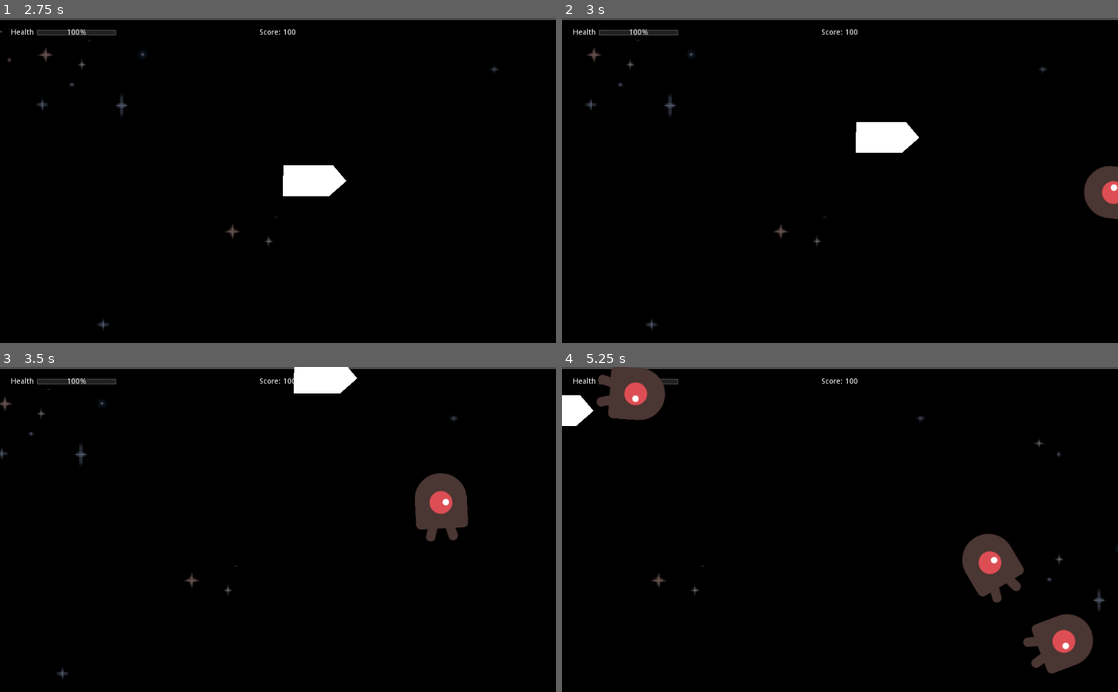
Above: before the commit, frames 1-4 (two rows, left to right).
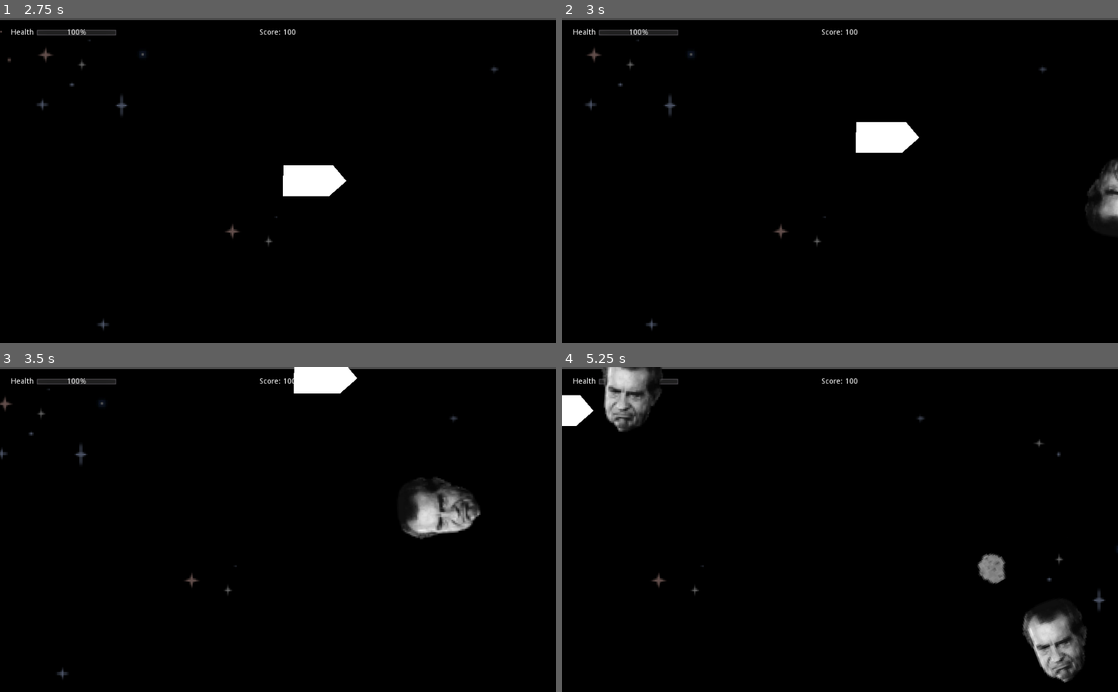
Above: after the commit, the same moments.

Repository: benjcal/CarvanaBlaster3021
Game: Godot game, scene res://Main.tscn
Same seed, same stepped clock (60 frames per second), same inputs: the game is played once before the commit and once after it.
Inputs:
- Up to frame 1 (2.75 s): tap Enter (ui_accept) at 0.5, 0.77, 1.52 s; hold Right (ui_right) 0.53-1.28 s; hold Down (ui_down) 1.28-2.03 s; hold Right (ui_right) from 2.03 s (still down)
- Up to frame 2 (3 s): release Right (ui_right) at 2.78 s; hold Up (ui_up) from 2.78 s (still down)
- Up to frame 3 (3.5 s): keep holding Up (ui_up); tap Enter (ui_accept) at 3.02 s
- Up to frame 4 (5.25 s): release Up (ui_up) at 3.53 s; hold Left (ui_left) 3.53-5.03 s; tap Enter (ui_accept) at 3.77, 4.52 s; hold Down (ui_down) from 5.03 s (still down)

Frame 1 is identical in both runs. In frame 2, 0.8% of the frame differs, in the area x 93-100%, y 43-64%; in frame 3, 1.9%; in frame 4, 5.1%, in the area x 6-96%, y 0-98%.

Commit message:
Add asteroid textures

Diff:
--- a/scenes/Asteroid.gd
+++ b/scenes/Asteroid.gd
@@ -8,13 +8,15 @@
 var max_rotation_speed = 10
 var base_rotation_speed = PI / 128
 var rotation_speed = 0
+var current_sprite
 
 func _ready():
+	random_type()
 	random_rotation()
 
 # Called every frame. 'delta' is the elapsed time since the previous frame.
 func _process(delta):
-	$Sprite.rotation += rotation_speed
+	current_sprite.rotation += rotation_speed
 #	pass
 
 func _on_VisibilityNotifier2D_screen_exited():
@@ -36,3 +38,21 @@
 func _on_Asteroid_body_entered(body):
 	if body.name.find("Laser", 0) > 0:
 		blowup()
+
+func random_type():
+	var rand = rand_range(1, 100)
+	$StandardSprite.hide()
+	$Nixon1.hide()
+	$Nixon2.hide()
+	$NixonRoid.hide()
+
+	if rand > 95:
+		current_sprite = $NixonRoid
+	elif rand > 85:
+		current_sprite = $Nixon1
+	elif rand > 75:
+		current_sprite = $Nixon2
+	else:
+		current_sprite = $StandardSprite
+
+	current_sprite.show()
--- a/scenes/Asteroid.tscn
+++ b/scenes/Asteroid.tscn
@@ -1,8 +1,11 @@
-[gd_scene load_steps=5 format=2]
+[gd_scene load_steps=8 format=2]
 
-[ext_resource path="res://assets/enemyWalking_2.png" type="Texture" id=1]
+[ext_resource path="res://assets/Nixon Asteroid 1.png" type="Texture" id=1]
 [ext_resource path="res://scenes/Asteroid.gd" type="Script" id=2]
 [ext_resource path="res://scenes/Explosion.tscn" type="PackedScene" id=3]
+[ext_resource path="res://assets/Nixon Asteroid 2.png" type="Texture" id=4]
+[ext_resource path="res://assets/Asteroid 1.png" type="Texture" id=5]
+[ext_resource path="res://assets/nixon_asteroidv2.png" type="Texture" id=6]
 
 [sub_resource type="CircleShape2D" id=1]
 radius = 63.782
@@ -22,8 +25,8 @@
 
 [node name="VisibilityNotifier2D" type="VisibilityNotifier2D" parent="."]
 
-[node name="Sprite" type="Sprite" parent="."]
-texture = ExtResource( 1 )
+[node name="StandardSprite" type="Sprite" parent="."]
+texture = ExtResource( 5 )
 
 [node name="CPUParticles2D" type="CPUParticles2D" parent="."]
 emitting = false
@@ -36,6 +39,15 @@
 linear_accel = 15.05
 scale_amount = 8.0
 
+[node name="Nixon1" type="Sprite" parent="."]
+texture = ExtResource( 1 )
+
+[node name="Nixon2" type="Sprite" parent="."]
+texture = ExtResource( 4 )
+
+[node name="NixonRoid" type="Sprite" parent="."]
+texture = ExtResource( 6 )
+
 [connection signal="body_entered" from="." to="." method="_on_Asteroid_body_entered"]
 [connection signal="body_shape_entered" from="." to="." method="_on_Asteroid_body_shape_entered"]
 [connection signal="screen_exited" from="VisibilityNotifier2D" to="." method="_on_VisibilityNotifier2D_screen_exited"]
Binary file added: assets/Asteroid 1.png
Not shown, added: assets/Asteroid 1.png.import
Binary file added: assets/Nixon Asteroid 1.png
Not shown, added: assets/Nixon Asteroid 1.png.import
Binary file added: assets/Nixon Asteroid 2.png
Not shown, added: assets/Nixon Asteroid 2.png.import
Binary file added: assets/nixon_asteroidv2.png
Not shown, added: assets/nixon_asteroidv2.png.import
